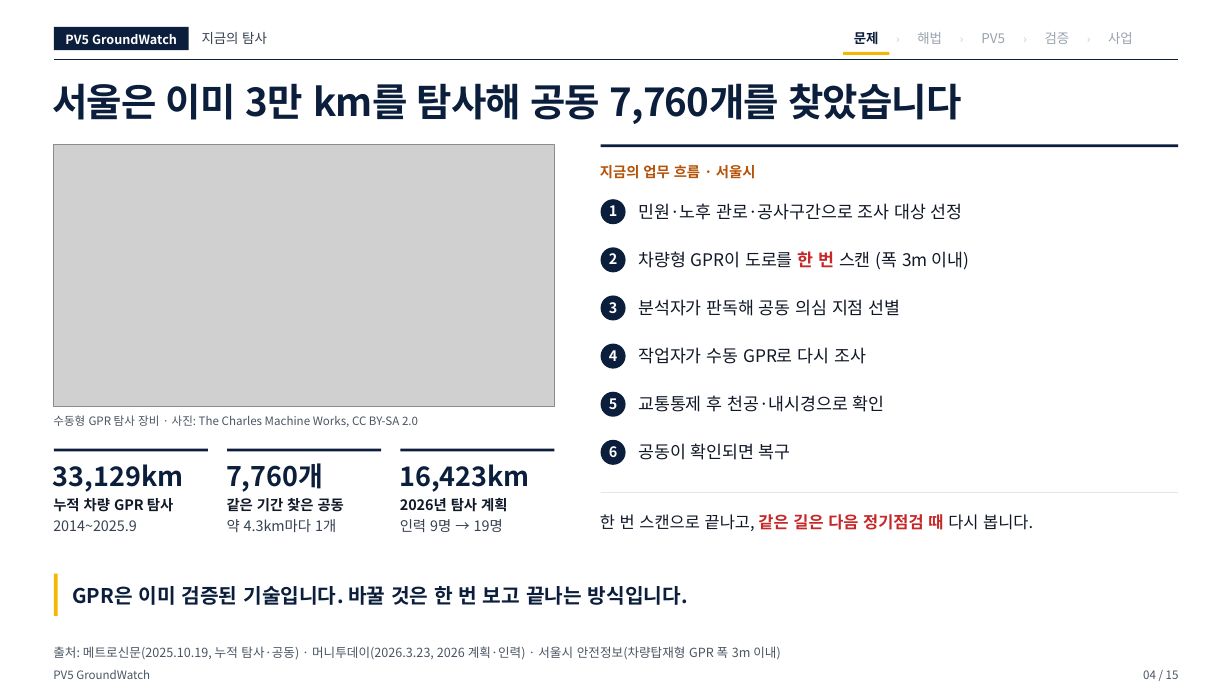
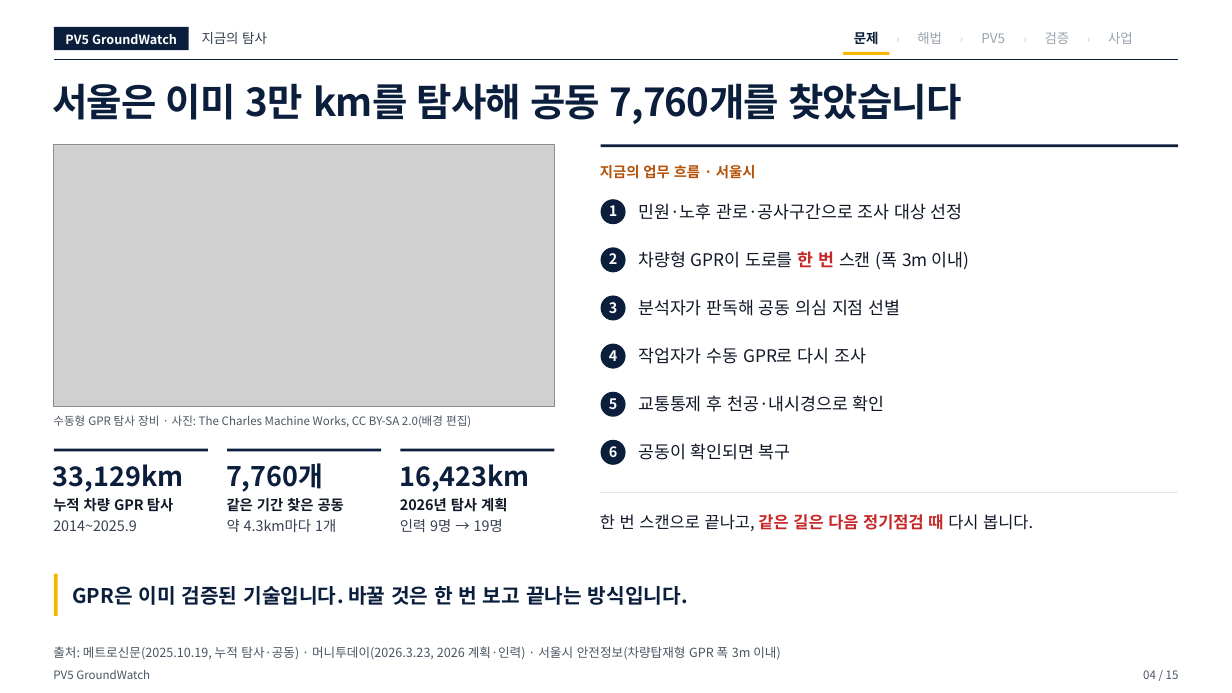
Before and after one commit to woojin-choe/pv5-hose-lab, a slide deck: slide 4 of ppt_all/PV5_GroundWatch_10_23.pptx. Drawn at 1232x693 pixels with LibreOffice and Linux fonts; fonts in the diff are those of the drawing; grey boxes stand for pictures. Boxes give left, top, right and bottom in pixels: in the first picture for what was removed or moved away, otherwise in the second. Text is boxed around its words. In the diff, an @@ line names an element or a change of style, - is before the commit and + after.

```diff
--- a/ppt_all/PV5_GroundWatch_10_23.pptx
+++ b/ppt_all/PV5_GroundWatch_10_23.pptx
@@ text at bbox=[53, 415, 471, 427]: text changed @@
-수동형 GPR 탐사 장비 · 사진: The Charles Machine Works, CC BY-SA 2.0
+수동형 GPR 탐사 장비 · 사진: The Charles Machine Works, CC BY-SA 2.0(배경 편집)
```
Also in this commit, not shown: 3 other slides changed, 8 other files.
